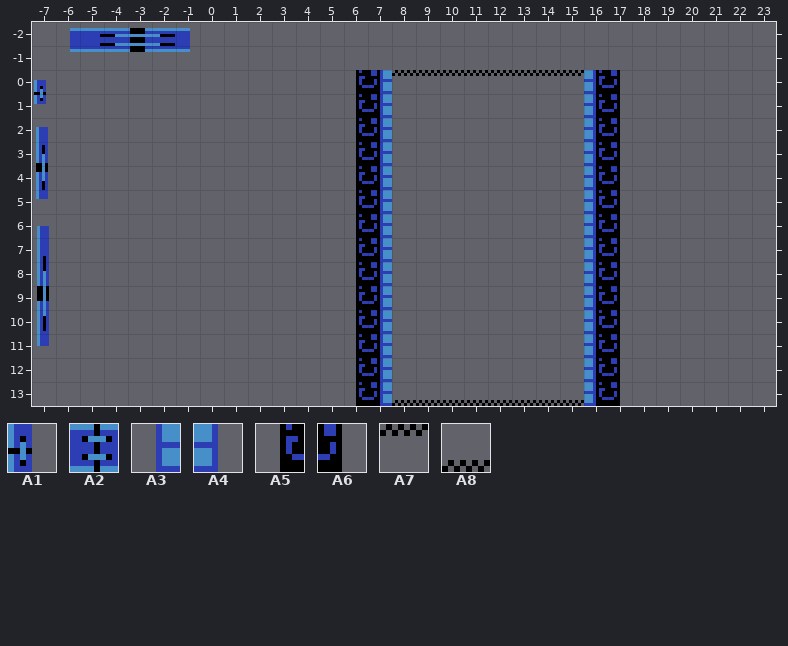
Tiled map: assets/level_1.tmx. This is how it looked before the edit.
Cells are 8x8 px. Shown: x -7..23, y -2..13.
Key: from "tiles": A1 32, A2 53 flipped up-down, A3 61, A4 69, A5 228, A6 229, A7 231, A8 279.
__ is an empty cell.
Objects are placed by their top-left corner, in cells (3,4 is the top-left corner of cell 3,4); size is 1x1 cell unless given.
Layer "Tiles_2" before, first column x -7:
-2 __ __ __ __ __ __ __ __ __ __ __ __ __ __ __ __ __ __ __ __ __ __ __ __ __ __ __ __ __ __ __
-1 __ __ __ __ __ __ __ __ __ __ __ __ __ __ __ __ __ __ __ __ __ __ __ __ __ __ __ __ __ __ __
 0 __ __ __ __ __ __ __ __ __ __ __ __ __ A5 A6 A7 A7 A7 A7 A7 A7 A7 A7 A5 A6 __ __ __ __ __ __
 1 __ __ __ __ __ __ __ __ __ __ __ __ __ A5 A6 __ __ __ __ __ __ __ __ A5 A6 __ __ __ __ __ __
 2 __ __ __ __ __ __ __ __ __ __ __ __ __ A5 A6 __ __ __ __ __ __ __ __ A5 A6 __ __ __ __ __ __
 3 __ __ __ __ __ __ __ __ __ __ __ __ __ A5 A6 __ __ __ __ __ __ __ __ A5 A6 __ __ __ __ __ __
 4 __ __ __ __ __ __ __ __ __ __ __ __ __ A5 A6 __ __ __ __ __ __ __ __ A5 A6 __ __ __ __ __ __
 5 __ __ __ __ __ __ __ __ __ __ __ __ __ A5 A6 __ __ __ __ __ __ __ __ A5 A6 __ __ __ __ __ __
 6 __ __ __ __ __ __ __ __ __ __ __ __ __ A5 A6 __ __ __ __ __ __ __ __ A5 A6 __ __ __ __ __ __
 7 __ __ __ __ __ __ __ __ __ __ __ __ __ A5 A6 __ __ __ __ __ __ __ __ A5 A6 __ __ __ __ __ __
 8 __ __ __ __ __ __ __ __ __ __ __ __ __ A5 A6 __ __ __ __ __ __ __ __ A5 A6 __ __ __ __ __ __
 9 __ __ __ __ __ __ __ __ __ __ __ __ __ A5 A6 __ __ __ __ __ __ __ __ A5 A6 __ __ __ __ __ __
10 __ __ __ __ __ __ __ __ __ __ __ __ __ A5 A6 __ __ __ __ __ __ __ __ A5 A6 __ __ __ __ __ __
11 __ __ __ __ __ __ __ __ __ __ __ __ __ A5 A6 __ __ __ __ __ __ __ __ A5 A6 __ __ __ __ __ __
12 __ __ __ __ __ __ __ __ __ __ __ __ __ A5 A6 __ __ __ __ __ __ __ __ A5 A6 __ __ __ __ __ __
13 __ __ __ __ __ __ __ __ __ __ __ __ __ A5 A6 A8 A8 A8 A8 A8 A8 A8 A8 A5 A6 __ __ __ __ __ __
Layer "Tiles_1" before, first column x -7:
-2 __ __ __ __ __ __ __ __ __ __ __ __ __ __ __ __ __ __ __ __ __ __ __ __ __ __ __ __ __ __ __
-1 __ __ __ __ __ __ __ __ __ __ __ __ __ __ __ __ __ __ __ __ __ __ __ __ __ __ __ __ __ __ __
 0 __ __ __ __ __ __ __ __ __ __ __ __ __ __ A3 __ __ __ __ __ __ __ __ A4 __ __ __ __ __ __ __
 1 __ __ __ __ __ __ __ __ __ __ __ __ __ __ A3 __ __ __ __ __ __ __ __ A4 __ __ __ __ __ __ __
 2 __ __ __ __ __ __ __ __ __ __ __ __ __ __ A3 __ __ __ __ __ __ __ __ A4 __ __ __ __ __ __ __
 3 __ __ __ __ __ __ __ __ __ __ __ __ __ __ A3 __ __ __ __ __ __ __ __ A4 __ __ __ __ __ __ __
 4 __ __ __ __ __ __ __ __ __ __ __ __ __ __ A3 __ __ __ __ __ __ __ __ A4 __ __ __ __ __ __ __
 5 __ __ __ __ __ __ __ __ __ __ __ __ __ __ A3 __ __ __ __ __ __ __ __ A4 __ __ __ __ __ __ __
 6 __ __ __ __ __ __ __ __ __ __ __ __ __ __ A3 __ __ __ __ __ __ __ __ A4 __ __ __ __ __ __ __
 7 __ __ __ __ __ __ __ __ __ __ __ __ __ __ A3 __ __ __ __ __ __ __ __ A4 __ __ __ __ __ __ __
 8 __ __ __ __ __ __ __ __ __ __ __ __ __ __ A3 __ __ __ __ __ __ __ __ A4 __ __ __ __ __ __ __
 9 __ __ __ __ __ __ __ __ __ __ __ __ __ __ A3 __ __ __ __ __ __ __ __ A4 __ __ __ __ __ __ __
10 __ __ __ __ __ __ __ __ __ __ __ __ __ __ A3 __ __ __ __ __ __ __ __ A4 __ __ __ __ __ __ __
11 __ __ __ __ __ __ __ __ __ __ __ __ __ __ A3 __ __ __ __ __ __ __ __ A4 __ __ __ __ __ __ __
12 __ __ __ __ __ __ __ __ __ __ __ __ __ __ A3 __ __ __ __ __ __ __ __ A4 __ __ __ __ __ __ __
13 __ __ __ __ __ __ __ __ __ __ __ __ __ __ A3 __ __ __ __ __ __ __ __ A4 __ __ __ __ __ __ __
Objects on layer "Objects" before:
A2 "porta_5D_horizontal" at -5.4,-1.8 size 5x1
A1 "porta_1D_vertical" at -6.9,0.4
A1 "porta_3D_vertical" at -6.8,2.4 size 1x3
A1 "porta_5D_vertical" at -6.8,6.5 size 1x5
After the commit:
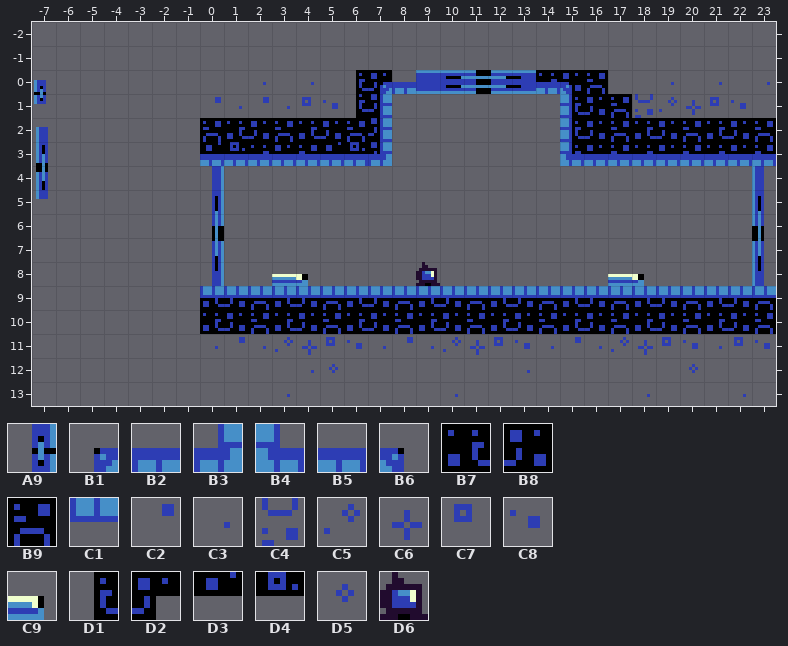
Further tiles: from "tiles": A9 32 flipped left-right, B1 37, B2 38, B3 40, B4 42, B5 43, B6 45, B7 72, B8 73, B9 74, C1 135, C2 158, C3 159, C4 179, C5 180, C6 181, C7 182, C8 183, C9 197, D1 204, D2 205, D3 206, D4 207, D5 251, D6 265.
Change:
Layer "Tiles_2":
y 0: x 2 __ -> C3; x 4 __ -> C3; x 6..17 A5 A6 A7 A7 A7 A7 A7 A7 A7 A7 A5 A6 -> D1 D2 __ __ __ __ __ __ B7 B8 B9 __; x 19 __ -> C3; x 21 __ -> C3; x 23 __ -> C3
y 1: x 0..5 __ __ __ __ __ __ -> C2 C3 C2 C3 C7 C8; x 15..22 __ A5 A6 __ __ __ __ __ -> B7 B8 B9 C4 C5 C6 C7 C8
y 2: x 0..6 __ __ __ __ __ __ A5 -> B9 B7 B8 B9 B7 B8 B9; x 15..23 __ A5 A6 __ __ __ __ __ __ -> B7 B8 B9 B7 B8 B9 B7 B8 B9
y 3: x 0..6 __ __ __ __ __ __ A5 -> D3 D4 B7 B8 B9 D3 D4; x 15..23 __ A5 A6 __ __ __ __ __ __ -> B7 B8 B9 B7 B8 B9 B7 B8 B9
y 4..7: x 6..7 A5 A6 -> __ __; x 16..17 A5 A6 -> __ __
y 8: x 6..7 A5 A6 -> __ __; x 9 __ -> D6; x 16..17 A5 A6 -> __ __
y 9..10: x 0..23 __ __ __ __ __ __ A5 A6 __ __ __ __ __ __ __ __ A5 A6 __ __ __ __ __ __ -> B7 B8 B9 B7 B8 B9 B7 B8 B9 B7 B8 B9 B7 B8 B9 B7 B8 B9 B7 B8 B9 B7 B8 B9
y 11: x 0..23 __ __ __ __ __ __ A5 A6 __ __ __ __ __ __ __ __ A5 A6 __ __ __ __ __ __ -> C3 C2 C3 C5 C6 C7 C8 C3 C2 C3 C5 C6 C7 C8 C3 C2 C3 C5 C6 C7 C8 C3 C7 C8
y 12: x 4..7 __ __ A5 A6 -> C3 D5 __ __; x 13 __ -> C3; x 16..17 A5 A6 -> __ __; x 20 __ -> D5
y 13: x 3 __ -> C3; x 6..18 A5 A6 A8 A8 A8 A8 A8 A8 A8 A8 A5 A6 __ -> __ __ __ __ C3 __ __ __ __ __ __ __ C3; x 22 __ -> C3
Layer "Tiles_1":
y 0: x 7..8 A3 __ -> B1 B2; x 14..16 __ __ A4 -> B5 B6 __
y 1..2: x 15..16 __ A4 -> A4 __
y 3: x 0..7 __ __ __ __ __ __ __ A3 -> B5 B5 B5 B5 B5 B5 B5 B3; x 15..23 __ A4 __ __ __ __ __ __ __ -> B4 B5 B5 B5 B5 B5 B5 B5 B5
y 4..8: x 7 A3 -> __; x 16 A4 -> __
y 9: x 0..23 __ __ __ __ __ __ __ A3 __ __ __ __ __ __ __ __ A4 __ __ __ __ __ __ __ -> C1 C1 C1 C1 C1 C1 C1 C1 C1 C1 C1 C1 C1 C1 C1 C1 C1 C1 C1 C1 C1 C1 C1 C1
y 10..13: x 7 A3 -> __; x 16 A4 -> __
Layer "Objects":
changed: A2 "porta_5D_horizontal" at -5.4,-1.8 size 5x1 -> A2 "porta_5D_horizontal" at 9,0 size 5x1
changed: A1 "porta_5D_vertical" at -6.8,6.5 size 1x5 -> A9 "porta_5D_vertical" at 0,4 size 1x5
added: A1 "porta_5D_vertical" at 23,4 size 1x5
added: C9 "botao_porta_A" at 17,8 size 2x1
added: C9 "botao_porta_B" at 3,8 size 2x1
Where, in picture pixels (left, top, right, bottom), the same in both pictures:
old place: (70, 28, 190, 52)
changed: (200, 70, 776, 406)
old place: (37, 226, 49, 346)
